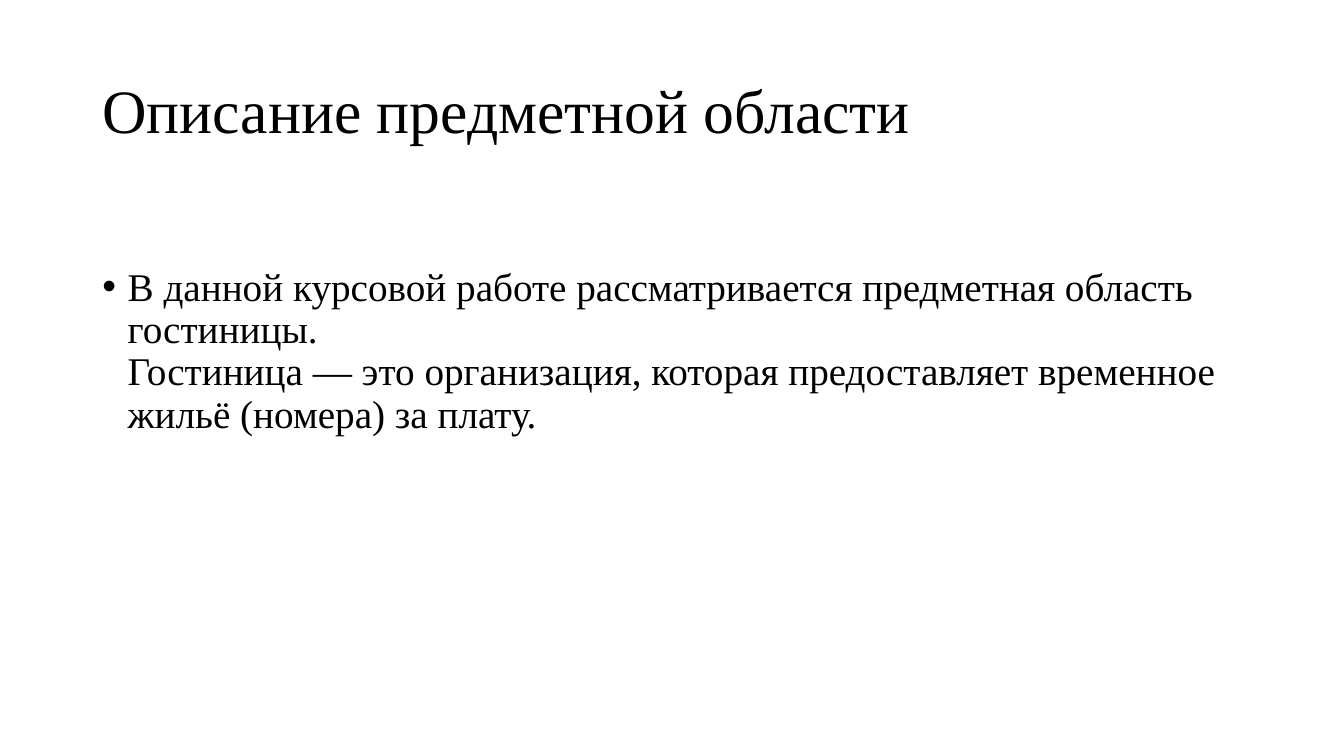
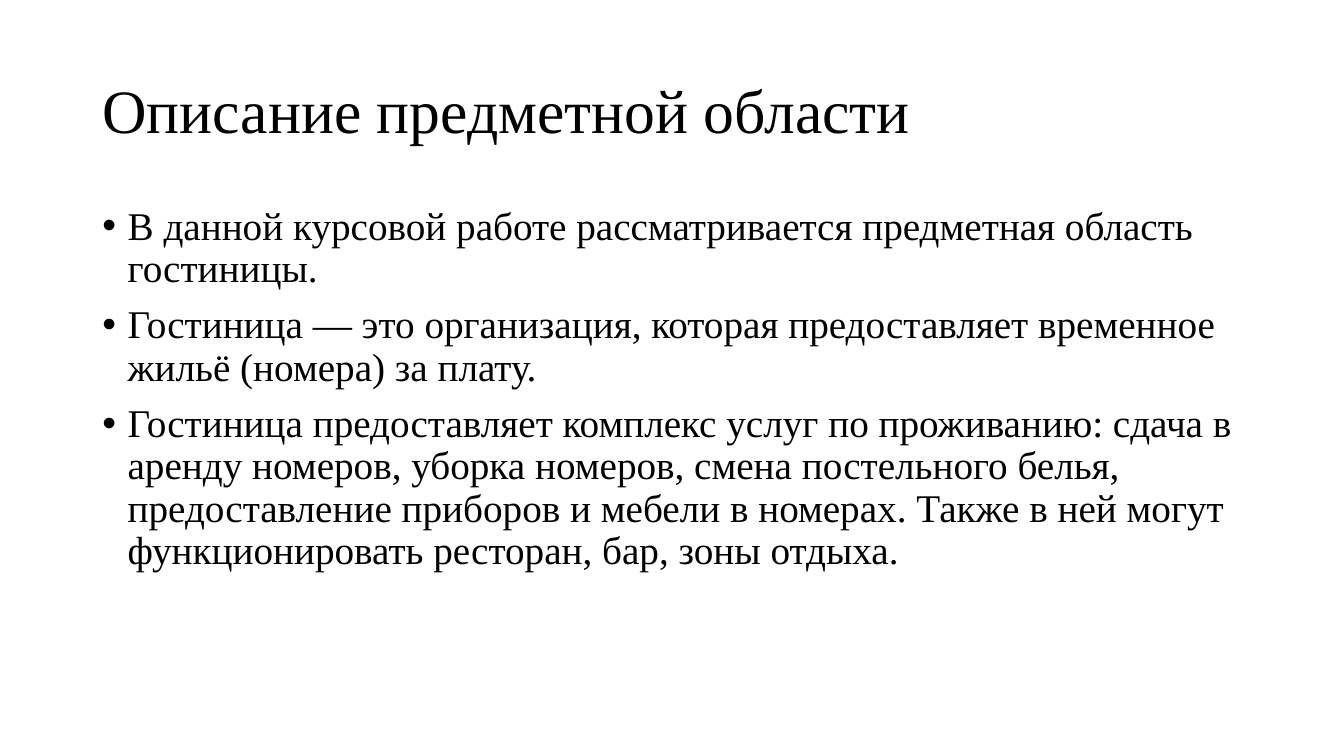
Before and after one commit to depxd/hotel3, a slide deck: slide 4 of Презентаци АИС гостницы.pptx. Drawn at 1344x756 pixels with LibreOffice and Linux fonts; fonts in the diff are those of the drawing. Boxes give left, top, right and bottom in pixels: in the first picture for what was removed or moved away, otherwise in the second. Text is boxed around its words. In the diff, an @@ line names an element or a change of style, - is before the commit and + after.

```diff
--- a/Презентаци АИС гостницы.pptx
+++ b/Презентаци АИС гостницы.pptx
@@ text at (128,212,1232,572): text changed @@
-• В данной курсовой работе рассматривается предметная область гостиницы.
-  Гостиница — это организация, которая предоставляет временное жильё (номера) за плату.
+• В данной курсовой работе рассматривается предметная область гостиницы.
+• Гостиница — это организация, которая предоставляет временное жильё (номера) за плату.
+• Гостиница предоставляет комплекс услуг по проживанию: сдача в аренду номеров, уборка номеров, смена постельного белья, предоставление приборов и мебели в номерах. Также в ней могут функционировать ресторан, бар, зоны отдыха.
```
Also in this commit, not shown: 18 other slides changed, 2 other files.
